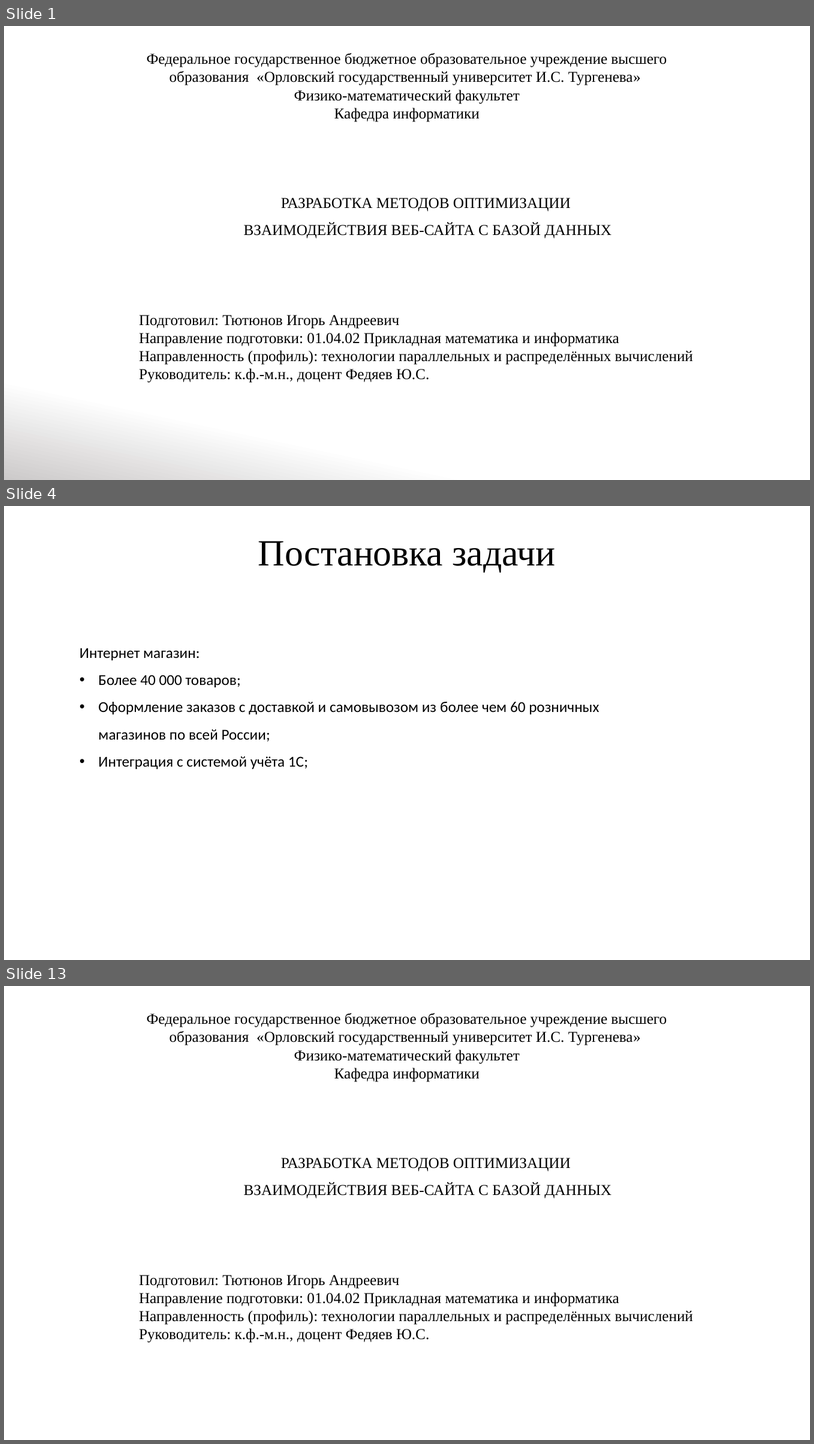
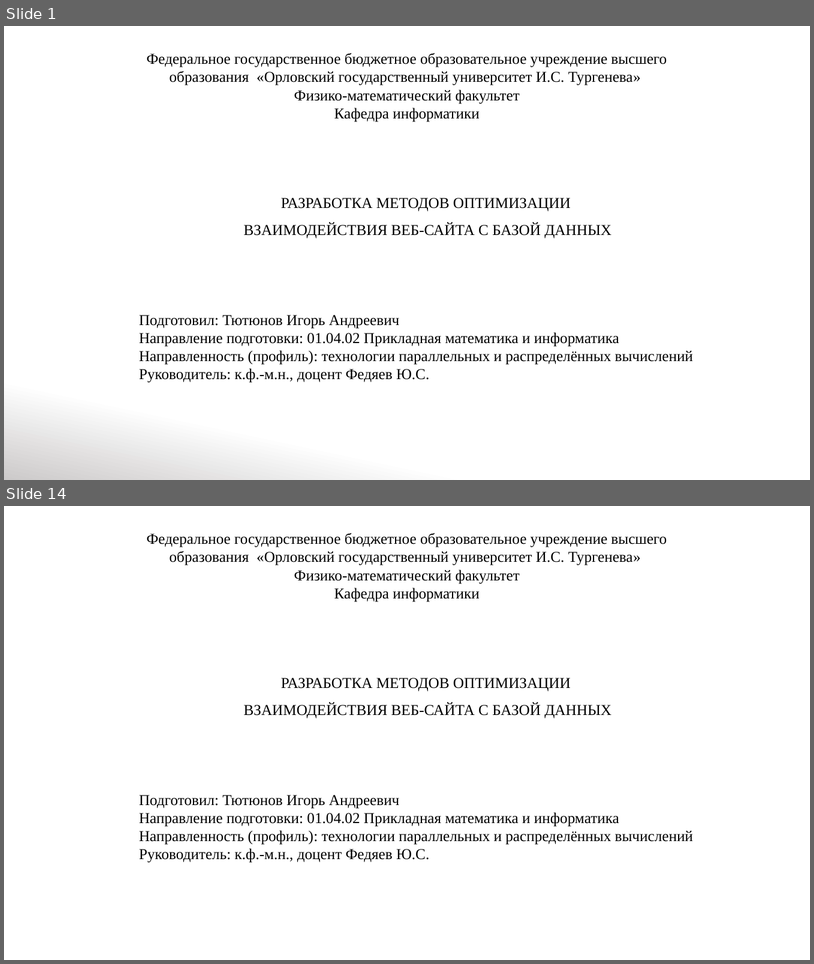
Before and after one commit to IgorTyutyunov/-, a slide deck: ВКР_5.pptx. Shown one above the other, each under a label of ours: slides 1, 4 and 13 before the commit, slides 1 and 14 after it; the slides between them are not shown. The pictures are 814x1444 and 814x964 pixels, drawn with LibreOffice and Linux fonts; fonts in the diff are those of the drawing. Boxes give left, top, right and bottom in pixels: in the first picture for what was removed or moved away, otherwise in the second. Text is boxed around its words. In the diff, an @@ line names an element or a change of style, - is before the commit and + after.

```diff
--- a/ВКР_5.pptx
+++ b/ВКР_5.pptx
@@ slide 4 removed at bbox=[4, 506, 810, 960], background #FFFFFF @@
@@ title removed at bbox=[258, 541, 556, 572] @@
-Постановка задачи
@@ text removed at bbox=[80, 648, 599, 769] @@
-Интернет магазин:
-• Более 40 000 товаров;
-• Оформление заказов с доставкой и самовывозом из более чем 60 розничных магазинов по всей России;
-• Интеграция с системой учёта 1С;
@@ what was slide 13 is now slide 14 @@
```
Also in this commit, not shown: 8 slides changed, 4 slides added, 2 other slides removed.
